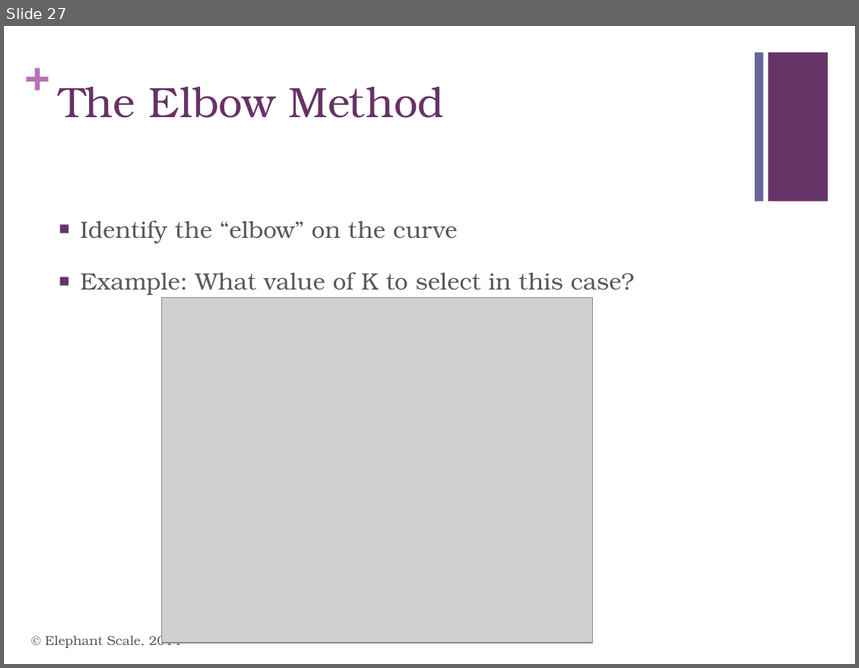
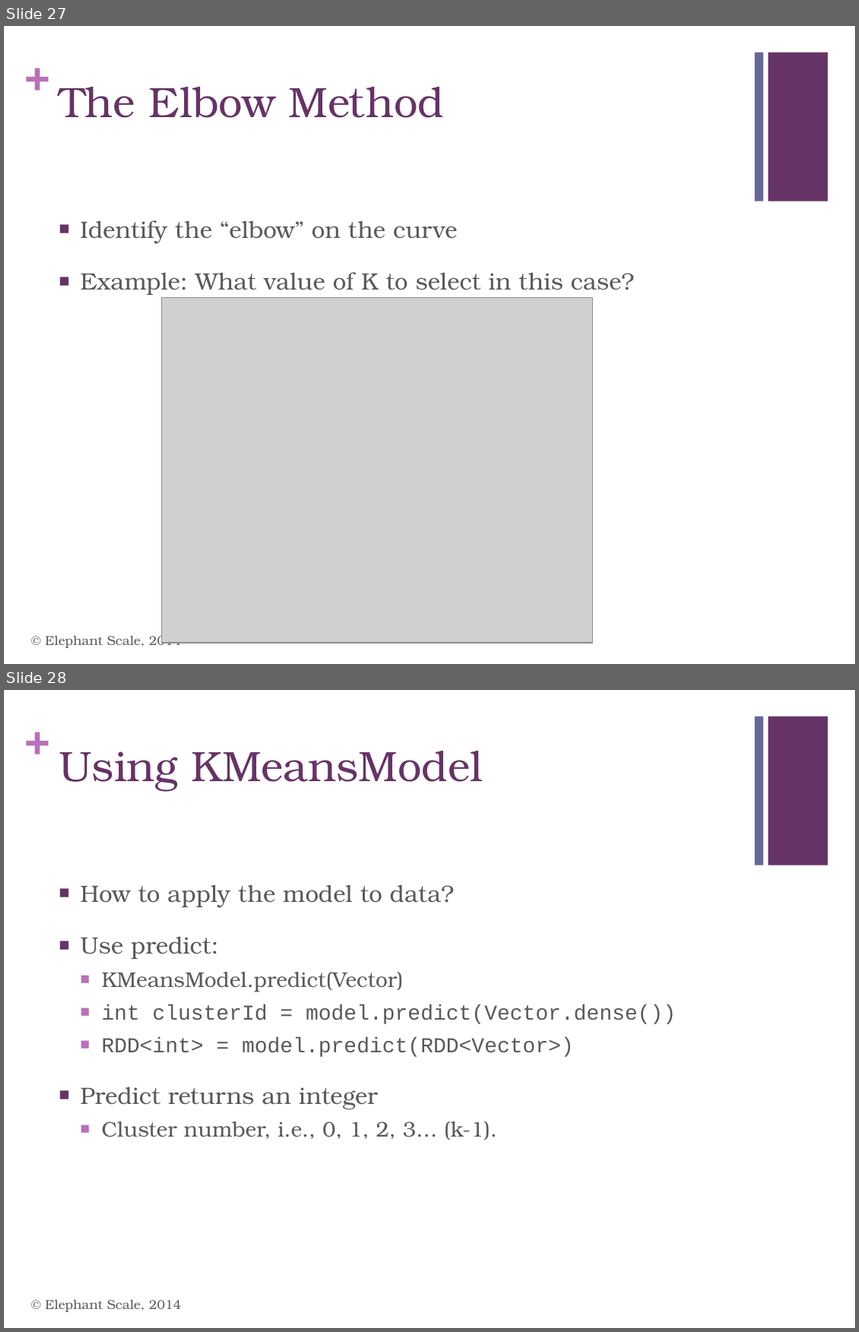
Before and after one commit to mattvinks/spark-labs, a slide deck: slides/MLLib.pptx. Shown one above the other, each under a label of ours: slide 27 before the commit, slides 27 and 28 after it. The pictures are 859x668 and 859x1332 pixels, drawn with LibreOffice and Linux fonts; fonts in the diff are those of the drawing; grey boxes stand for pictures. Boxes give left, top, right and bottom in pixels: in the first picture for what was removed or moved away, otherwise in the second. Text is boxed around its words. In the diff, an @@ line names an element or a change of style, - is before the commit and + after.

```diff
--- a/slides/MLLib.pptx
+++ b/slides/MLLib.pptx
@@ slide 28 added at bbox=[4, 690, 855, 1328], background #FFFFFF; not listed: 3 template elements that a slide beside it also shows @@
@@ title added at bbox=[59, 751, 483, 792], 36 pt, text #663366 @@
+Using KMeansModel
@@ text added at bbox=[80, 885, 676, 1140], 18 pt, text #595959 @@
+■ How to apply the model to data?
+■ Use predict:
+  ■ KMeansModel.predict(Vector)
+  ■ int clusterId = model.predict(Vector.dense())
+  ■ RDD<int> = model.predict(RDD<Vector>)
+■ Predict returns an integer
+  ■ Cluster number, i.e., 0, 1, 2, 3… (k-1).
@@ text added at bbox=[45, 1300, 182, 1312], 11 pt, text #595959 @@
+© Elephant Scale, 2014
```
Also in this commit, not shown: 7 slides changed, 6 other slides added.
